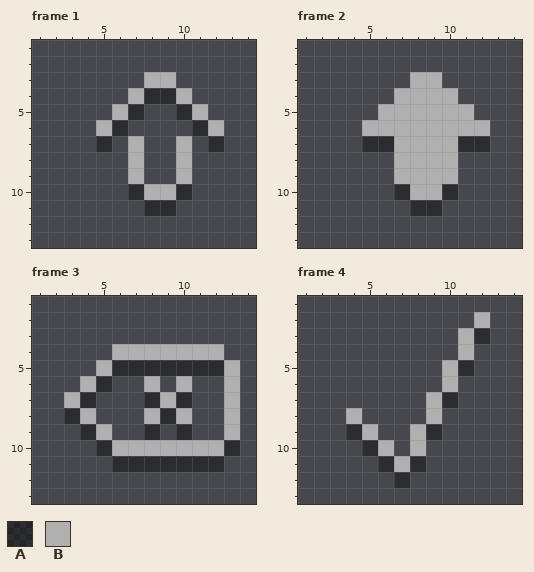
Edited in one commit: pixel-art file (Rogue/Sprites/InputKeyContent.aseprite). The picture above is the old version.
18x16 pixels, 5 frames. Shown: frame 1: x 1..14, y 1..13; frame 2: x 1..14, y 1..13; frame 3: x 1..14, y 1..13; frame 4: x 1..14, y 1..13. The commit also changed other frames, which this record leaves out.
Palette (. is transparent): A #00000060  B #b0b0b0
Pixels before, frame 1, first column x 5:
 3 ...BB...
 4 ..BAAB..
 5 .BA..AB.
 6 BA....AB
 7 A.B..B.A
 8 ..B..B..
 9 ..B..B..
10 ..ABBA..
11 ...AA...
Pixels before, frame 2, first column x 5:
 3 ...BB...
 4 ..BBBB..
 5 .BBBBBB.
 6 BBBBBBBB
 7 AABBBBAA
 8 ..BBBB..
 9 ..BBBB..
10 ..ABBA..
11 ...AA...
Pixels before, frame 3, first column x 3:
 4 ...BBBBBBB.
 5 ..BAAAAAAAB
 6 .BA..B.B..B
 7 BA...ABA..B
 8 AB...BAB..B
 9 .AB..A.A..B
10 ..ABBBBBBBA
11 ...AAAAAAA.
Pixels before, frame 4, first column x 4:
 2 ........B
 3 .......BA
 4 .......B.
 5 ......BA.
 6 ......B..
 7 .....BA..
 8 B....B...
 9 AB..BA...
10 .AB.B....
11 ..ABA....
12 ...A.....
The same view after the edit:
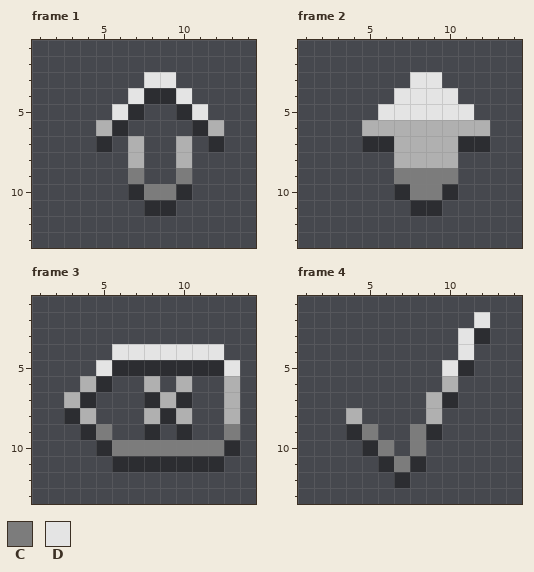
Colours new in this view: C #7c7c7c  D #e4e4e4
Difference:
Changed rows in their new state; - is an unchanged pixel.
Frame 1:
first column x 6:
 3 --DD--
 4 -D--D-
 5 D----D
first column x 7:
 9 C--C
10 -CC-
Frame 2:
first column x 6:
 3 --DD--
 4 -DDDD-
 5 DDDDDD
first column x 7:
 9 CCCC
10 -CC-
Frame 3:
first column x 5:
 4 -DDDDDDD-
 5 D-------D
first column x 5:
 9 C-------C
10 -CCCCCCC-
Frame 4:
first column x 10:
 2 --D
 3 -D-
 4 -D-
 5 D--
first column x 5:
 9 C--C
10 -C-C
11 --C-
Boxes around the changes in both pictures, in picture pixels (x1, y1, x2, y2):
changed: (112, 72, 208, 200)
changed: (378, 72, 474, 200)
changed: (96, 344, 240, 456)
changed: (362, 312, 490, 472)
